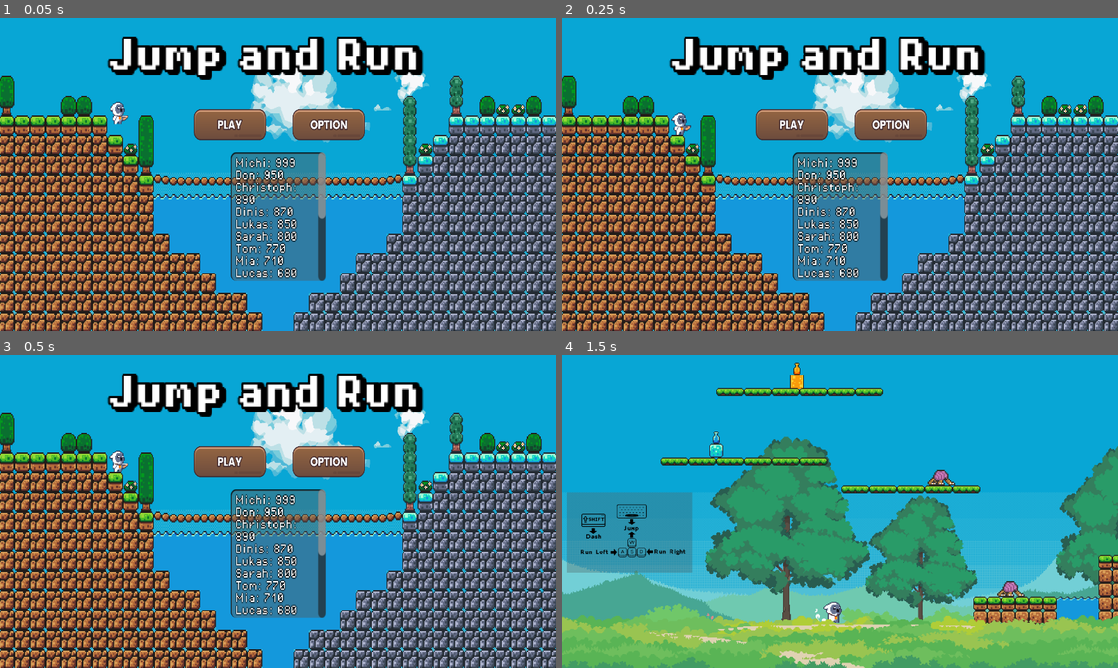
Above: before the commit, frames 1-4 (two rows, left to right).
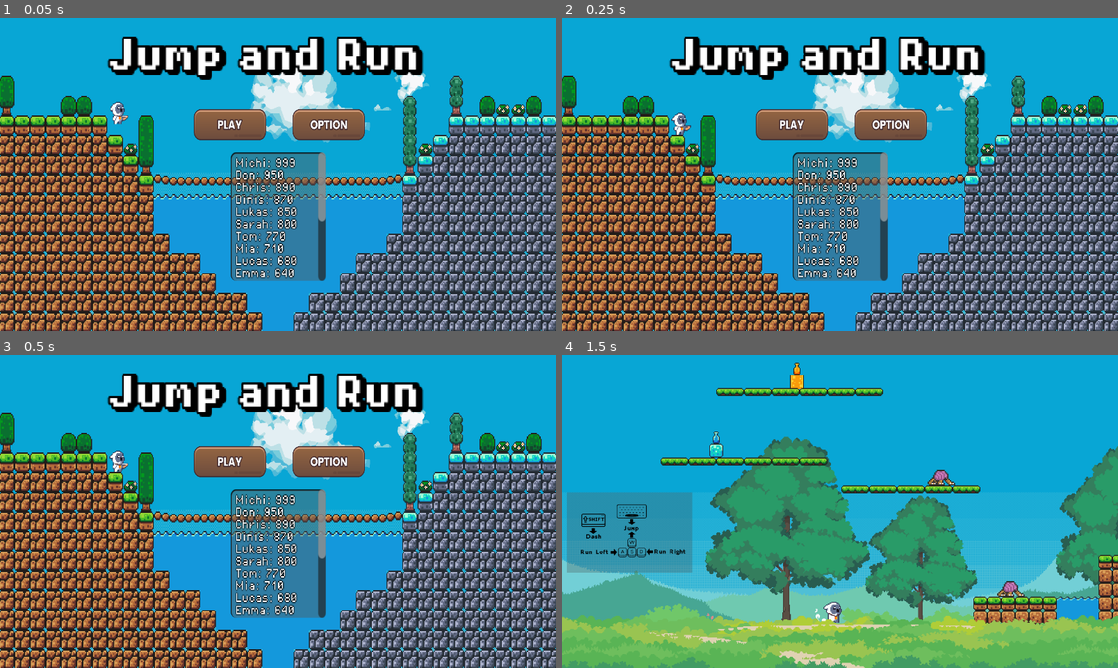
Above: after the commit, the same moments.

Repository: Anastylos/Jump-and-Run
Game: Godot game, scene res://scenes/hauptmenü.tscn
Same seed, same stepped clock (60 frames per second), same inputs: the game is played once before the commit and once after it. This scene is started directly instead of the project's main scene.
Inputs (mouse positions are in pixels of both pictures, inside the frame that each line leads up to):
- Up to frame 1 (0.05 s): no input
- Up to frame 2 (0.25 s): no input
- Up to frame 3 (0.5 s): no input
- Up to frame 4 (1.5 s): click (789, 461) at 0.5 s; move the mouse to (962, 495) at 1.27 s; hold D (right) from 1.28 s (still down); tap Shift (dash) at 1.35 s

The runs differ from the first frame. In frame 1, 1.7% of the frame differs, in the area x 42-59%, y 52-84%; in frame 2, 1.7%; in frame 3, 1.7%; in frame 4, nothing differs.

Commit message:
fixed some stuff
fixed some stuff

Diff:
--- a/Godot Game/scenes/hauptmenü.tscn
+++ b/Godot Game/scenes/hauptmenü.tscn
@@ -155,7 +155,7 @@
 theme_override_styles/normal = SubResource("StyleBoxFlat_wbqnk")
 text = "Michi: 999
 Don: 950
-Christoph: 890
+Chris: 890
 Dinis: 870
 Lukas: 850
 Sarah: 800
--- a/Godot Game/scenes/nahkampfGegner.tscn
+++ b/Godot Game/scenes/nahkampfGegner.tscn
@@ -269,7 +269,7 @@
 }]
 
 [sub_resource type="RectangleShape2D" id="RectangleShape2D_3nauj"]
-size = Vector2(33, 22)
+size = Vector2(29, 20)
 
 [node name="CharacterBody2D" type="CharacterBody2D"]
 script = ExtResource("1_u4725")
@@ -304,7 +304,7 @@
 [node name="Area2D" type="Area2D" parent="."]
 
 [node name="CollisionShape2D" type="CollisionShape2D" parent="Area2D"]
-position = Vector2(0, -11)
+position = Vector2(-0.5, -10)
 shape = SubResource("RectangleShape2D_3nauj")
 
 [node name="CollisionPolygon2D" type="CollisionPolygon2D" parent="."]
